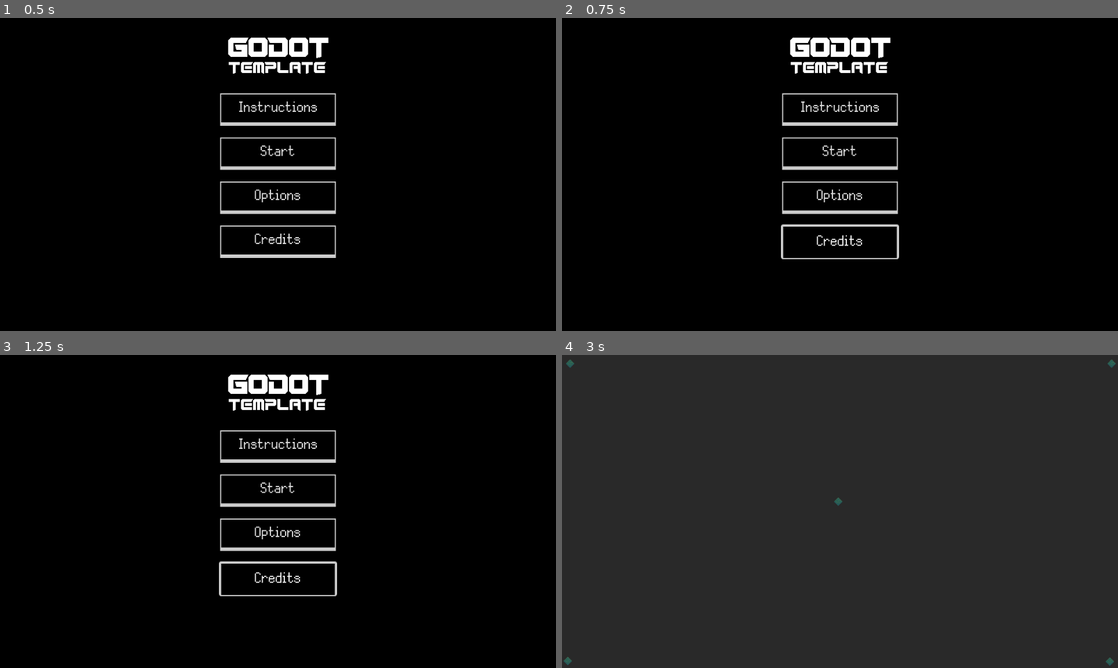
Above: before the commit, frames 1-4 (two rows, left to right).
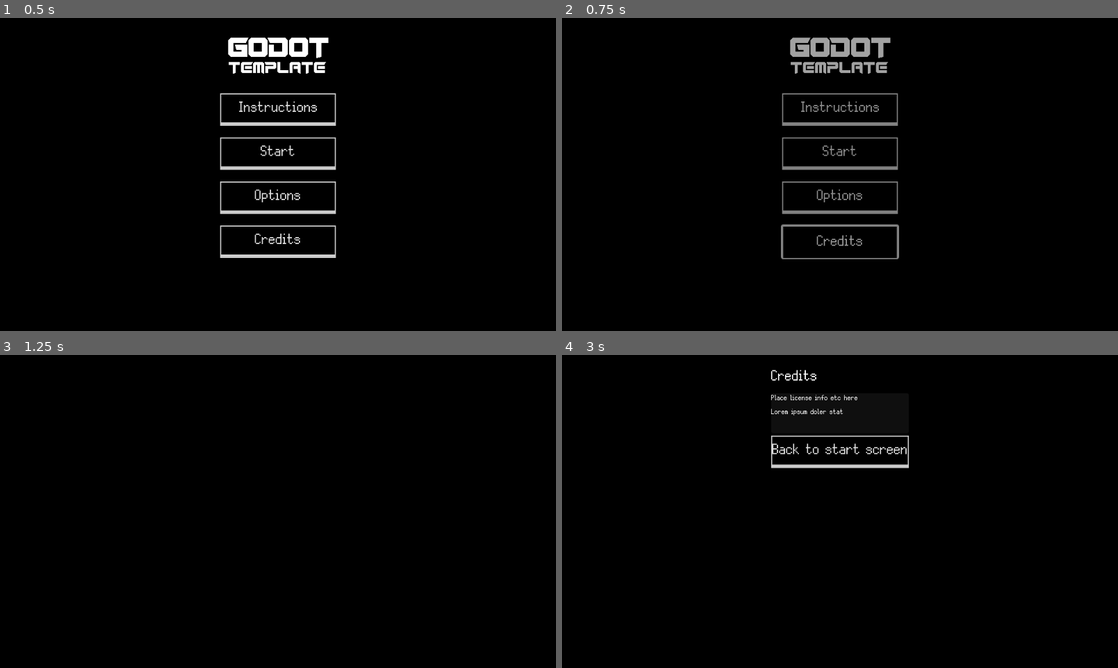
Above: after the commit, the same moments.

Repository: hawkstein/godot-2d-template
Game: Godot game, scene res://utils/ui/main_menu.tscn
Same seed, same stepped clock (60 frames per second), same inputs: the game is played once before the commit and once after it.
Inputs (mouse positions are in pixels of both pictures, inside the frame that each line leads up to):
- Up to frame 1 (0.5 s): no input
- Up to frame 2 (0.75 s): click "Credits" at 0.5 s
- Up to frame 3 (1.25 s): no input
- Up to frame 4 (3 s): click "Start" at 1.25 s; click (840, 452) at 2 s, where only the run after the commit has a clickable "Back to start screen"; tap Enter (ui_accept) at 2.75 s

Frame 1 is identical in both runs. In frame 2, 3.0% of the frame differs, in the area x 39-61%, y 6-78%; in frame 3, 3.4%; in frame 4, 100%, in the area x 0-100%, y 0-100%.

Commit message:
add credits screen

Diff:
--- a/utils/screen_changer.tscn
+++ b/utils/screen_changer.tscn
@@ -1,12 +1,14 @@
-[gd_scene load_steps=4 format=3 uid="uid://ccxm1lerk5vtg"]
+[gd_scene load_steps=5 format=3 uid="uid://ccxm1lerk5vtg"]
 
 [ext_resource type="Script" uid="uid://d1kg40khug3yv" path="res://utils/screen_changer.gd" id="1_ahmay"]
 [ext_resource type="PackedScene" uid="uid://dfn6sijy2qq8n" path="res://utils/ui/main_menu.tscn" id="2_stj24"]
 [ext_resource type="PackedScene" uid="uid://vck4bl5wwflb" path="res://main.tscn" id="3_0ty40"]
+[ext_resource type="PackedScene" uid="uid://bctrkav2hq5nh" path="res://utils/ui/credits_screen.tscn" id="4_p77q5"]
 
 [node name="ScreenChanger" type="Node2D"]
 script = ExtResource("1_ahmay")
 screens = Dictionary[StringName, PackedScene]({
+&"credits": ExtResource("4_p77q5"),
 &"main": ExtResource("3_0ty40"),
 &"main_menu": ExtResource("2_stj24")
 })
--- /dev/null
+++ b/utils/ui/credits_screen.gd
@@ -0,0 +1,5 @@
+extends Control
+
+
+func _on_back_button_pressed() -> void:
+	ScreenChanger.change_to("main_menu")
--- /dev/null
+++ b/utils/ui/credits_screen.tscn
@@ -0,0 +1,59 @@
+[gd_scene load_steps=3 format=3 uid="uid://bctrkav2hq5nh"]
+
+[ext_resource type="Theme" uid="uid://bes7poiouimn8" path="res://utils/ui/default_theme.tres" id="1_bfjr5"]
+[ext_resource type="Script" uid="uid://cr05tahpe7gv3" path="res://utils/ui/credits_screen.gd" id="2_tvtj5"]
+
+[node name="CreditsScreen" type="Control"]
+layout_mode = 3
+anchors_preset = 15
+anchor_right = 1.0
+anchor_bottom = 1.0
+grow_horizontal = 2
+grow_vertical = 2
+theme = ExtResource("1_bfjr5")
+script = ExtResource("2_tvtj5")
+
+[node name="ColorRect" type="ColorRect" parent="."]
+layout_mode = 1
+anchors_preset = 15
+anchor_right = 1.0
+anchor_bottom = 1.0
+grow_horizontal = 2
+grow_vertical = 2
+color = Color(0, 0, 0, 1)
+
+[node name="MarginContainer" type="MarginContainer" parent="."]
+layout_mode = 1
+anchors_preset = 15
+anchor_right = 1.0
+anchor_bottom = 1.0
+grow_horizontal = 2
+grow_vertical = 2
+theme_override_constants/margin_left = 20
+theme_override_constants/margin_top = 20
+theme_override_constants/margin_right = 20
+theme_override_constants/margin_bottom = 20
+
+[node name="VBoxContainer" type="VBoxContainer" parent="MarginContainer"]
+layout_mode = 2
+size_flags_horizontal = 4
+
+[node name="TitleLabel" type="Label" parent="MarginContainer/VBoxContainer"]
+layout_mode = 2
+text = "Credits"
+
+[node name="CreditsContainer" type="PanelContainer" parent="MarginContainer/VBoxContainer"]
+layout_mode = 2
+
+[node name="Label" type="Label" parent="MarginContainer/VBoxContainer/CreditsContainer"]
+layout_mode = 2
+theme_override_font_sizes/font_size = 19
+text = "Place license info etc here
+Lorem ipsum doler stat
+"
+
+[node name="BackButton" type="Button" parent="MarginContainer/VBoxContainer"]
+layout_mode = 2
+text = "Back to start screen"
+
+[connection signal="pressed" from="MarginContainer/VBoxContainer/BackButton" to="." method="_on_back_button_pressed"]
--- a/utils/ui/main_menu.gd
+++ b/utils/ui/main_menu.gd
@@ -25,3 +25,7 @@
 func _on_back_button_pressed() -> void:
 	start_container.show()
 	options_container.hide()
+
+
+func _on_credits_button_pressed() -> void:
+	ScreenChanger.change_to("credits")
--- a/utils/ui/main_menu.tscn
+++ b/utils/ui/main_menu.tscn
@@ -41,7 +41,6 @@
 metadata/_edit_lock_ = true
 
 [node name="StartVBoxContainer" type="VBoxContainer" parent="MarginContainer"]
-visible = false
 layout_mode = 2
 size_flags_horizontal = 4
 theme_override_constants/separation = 20
@@ -74,6 +73,7 @@
 "
 
 [node name="OptionsVBoxContainer" type="VBoxContainer" parent="MarginContainer"]
+visible = false
 layout_mode = 2
 size_flags_horizontal = 4
 theme_override_constants/separation = 20
@@ -120,4 +120,5 @@
 
 [connection signal="pressed" from="MarginContainer/StartVBoxContainer/StartButton" to="." method="_on_start_button_pressed"]
 [connection signal="pressed" from="MarginContainer/StartVBoxContainer/OptionsButton" to="." method="_on_options_button_pressed"]
+[connection signal="pressed" from="MarginContainer/StartVBoxContainer/CreditsButton" to="." method="_on_credits_button_pressed"]
 [connection signal="pressed" from="MarginContainer/OptionsVBoxContainer/Button" to="." method="_on_back_button_pressed"]
Not shown, added: utils/ui/credits_screen.gd.uid
Not shown, added: .DS_Store
Not shown, added: assets/.DS_Store
